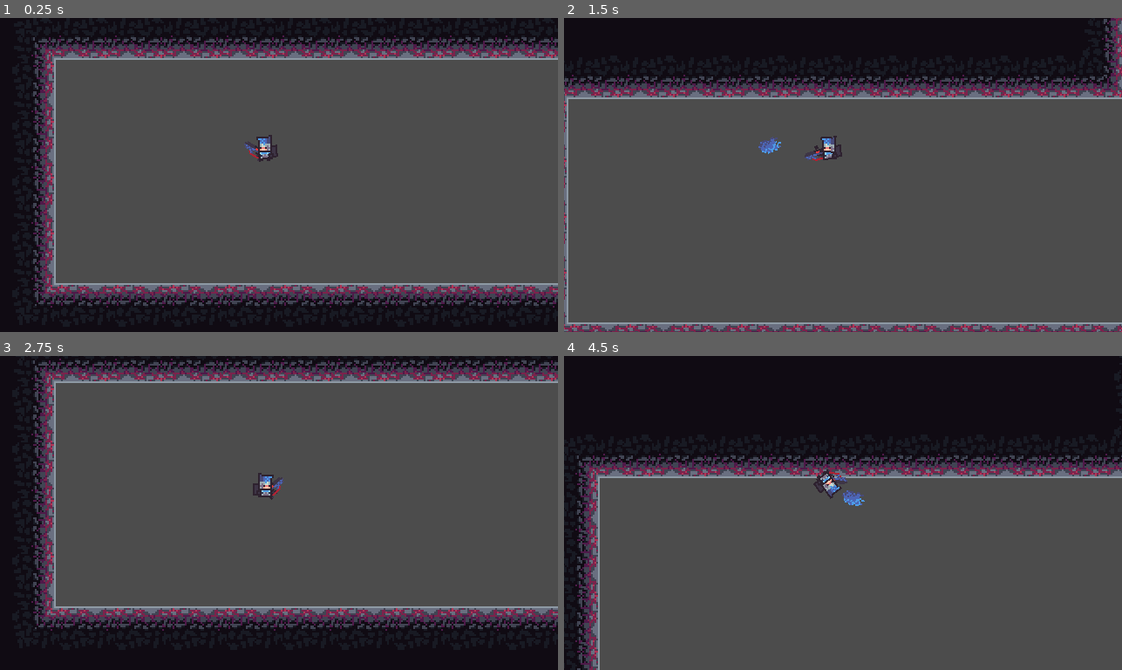
Above: before the commit, frames 1-4 (two rows, left to right).
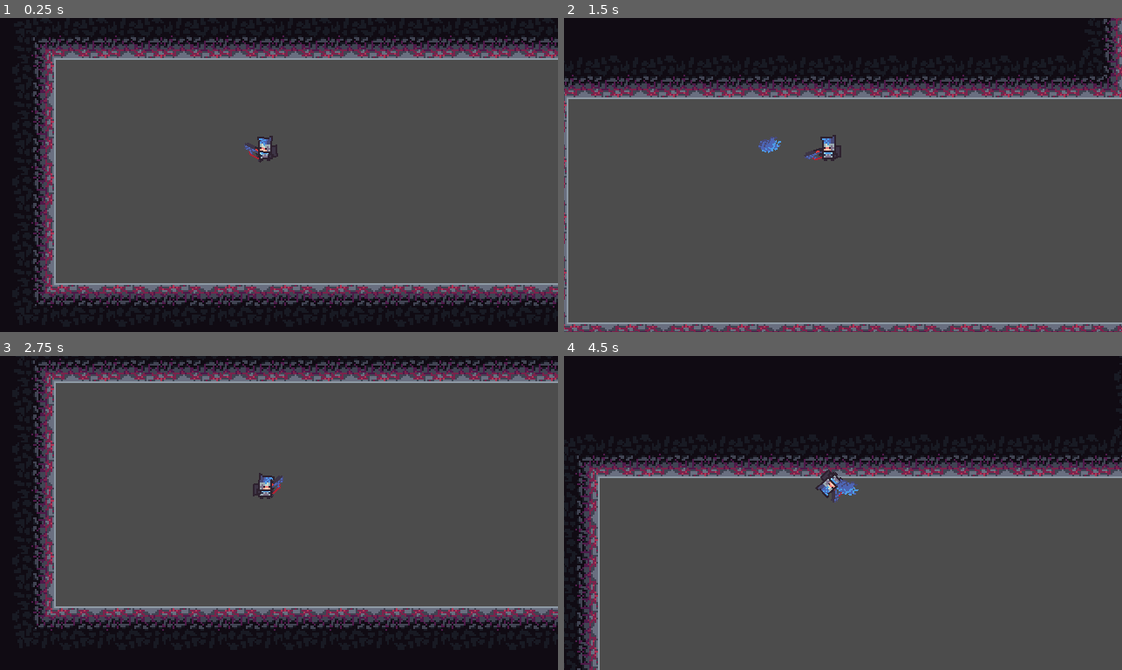
Above: after the commit, the same moments.

Repository: Riudin/Rogue-Worlds
Game: Godot game, scene res://MainScenes/World.tscn
The game is run twice, just before and just after one commit, with the same random seed, the same clock (stepped at 60 frames per second) and the same inputs.
Inputs (mouse positions are in pixels of both pictures, inside the frame that each line leads up to):
- Up to frame 1 (0.25 s): no input
- Up to frame 2 (1.5 s): move the mouse to (965, 159) at 0.52 s; hold E (dash_right) from 0.53 s (still down); tap Space (jump) at 0.6, 0.77, 1.07 s; move the mouse to (731, 190) at 1.27 s; click (731, 190) at 1.35 s
- Up to frame 3 (2.75 s): tap Space (jump) at 1.52, 1.55, 1.82, 2.1 s; move the mouse to (334, 443) at 2.02 s; release E (dash_right) at 2.03 s; hold Q (dash_left) from 2.03 s (still down)
- Up to frame 4 (4.5 s): move the mouse to (815, 575) at 2.77 s; release Q (dash_left) at 2.78 s; hold E (dash_right) 2.78-4.28 s; click (815, 575) at 2.85 s; tap Space (jump) at 3.02, 3.05, 3.32, 3.6, 3.77, 4.07 s; move the mouse to (1010, 560) at 3.52 s; move the mouse to (675, 465) at 4.27 s; hold Q (dash_left) from 4.28 s (still down); click (675, 465) at 4.35 s

The runs differ from the first frame. In frame 1, less than 0.1% of the frame differs, in the area x 43-49%, y 37-47%; in frame 2, 0.1%; in frame 3, 0.1%; in frame 4, 0.5%, in the area x 44-54%, y 36-48%.

Commit message:
implemented animation tree
fixed flying bug, introduced bug where legs are misplaced if you abort the dash

Diff:
--- a/Godot Project/Player/Player.gd
+++ b/Godot Project/Player/Player.gd
@@ -18,7 +18,8 @@
 onready var jump_gravity : float = (-2.0 * JUMP_HEIGHT) / (JUMP_TIME_TO_PEAK * JUMP_TIME_TO_PEAK) * -1.0
 onready var fall_gravity : float = (-2.0 * JUMP_HEIGHT) / (JUMP_TIME_TO_DESCEND * JUMP_TIME_TO_DESCEND) * -1.0
 
-onready var animationPlayer = $AnimationPlayer
+onready var animation_player = $AnimationPlayer
+onready var animation_tree = $AnimationTree
 # weapon needs to link to an interchangable weapon in the future. for now it's set on default
 onready var weapon = get_node("Sprites/BackHand/WeaponPosition/DefaultGun")
 
@@ -26,6 +27,10 @@
 var dashing = false
 var facing_right = true setget orient_sprites
 var FRICTION = 25
+
+
+func _ready():
+	animation_tree.active = true
 
 
 func _physics_process(delta):
@@ -46,11 +51,12 @@
 	if input.x == 0:
 		apply_friction()
 		if is_on_floor():
-			animationPlayer.play("Idle")
+			animation_tree.set("parameters/movement/current", 0)
+
 	else:
 		apply_acceleration(input.x)
 		if is_on_floor():
-			animationPlayer.play("Run")
+			animation_tree.set("parameters/movement/current", 1)
 
 		if input.x > 0:
 			if velocity.x < 0:
@@ -65,8 +71,10 @@
 	if Input.is_action_pressed("fire"):
 		weapon.fire()
 
-	if not is_on_floor() and not dashing:
-		animationPlayer.play("Jump")
+	if is_on_floor():
+		animation_tree.set("parameters/in_air_state/current", 0)
+	else:
+		animation_tree.set("parameters/in_air_state/current", 1)
 
 	if dashing:
 		velocity.y = -DASH_UPWARDS_MOTION
@@ -102,24 +110,25 @@
 func dash(dir):
 	dashing = true
 	velocity.x = DASH_SPEED * dir
-	if dir > 0:
-		animationPlayer.play("DashRight")
+	if dir >= 0:
+		animation_tree.set("parameters/dash_direction/current", 0)
 	elif dir < 0:
-		animationPlayer.play("DashLeft")
+		animation_tree.set("parameters/dash_direction/current", 1)
+	animation_tree.set("parameters/in_air/current", 1)
 	yield(get_tree().create_timer(0.3), "timeout")
-	if animationPlayer.is_playing():
-		yield(animationPlayer, "animation_finished")
+
 	dashing = false
+
 
 
 func orient_sprites(right_is_new):
 	if facing_right != right_is_new && right_is_new:
 		facing_right = right_is_new
-		animationPlayer.play("FlipRight")
+		animation_player.play("FlipRight")
 
 	elif facing_right != right_is_new && !right_is_new:
 		facing_right = right_is_new
-		animationPlayer.play("FlipLeft")
+		animation_player.play("FlipLeft")
 
 
 func get_class(): return "Player" # used for collision detection
--- a/Godot Project/Player/Player.tscn
+++ b/Godot Project/Player/Player.tscn
@@ -1122,6 +1122,72 @@
 "values": [ 0.0, 0.0 ]
 }
 
+[sub_resource type="AnimationNodeAnimation" id=24]
+animation = "Run"
+
+[sub_resource type="AnimationNodeAnimation" id=25]
+animation = "Jump"
+
+[sub_resource type="AnimationNodeAnimation" id=26]
+animation = "DashRight"
+
+[sub_resource type="AnimationNodeAnimation" id=27]
+animation = "DashLeft"
+
+[sub_resource type="AnimationNodeAnimation" id=28]
+animation = "Idle"
+
+[sub_resource type="AnimationNodeTransition" id=29]
+input_count = 2
+input_0/name = "right"
+input_0/auto_advance = false
+input_1/name = "left"
+input_1/auto_advance = false
+
+[sub_resource type="AnimationNodeTransition" id=30]
+input_count = 2
+input_0/name = "jumping"
+input_0/auto_advance = false
+input_1/name = "dashing"
+input_1/auto_advance = true
+
+[sub_resource type="AnimationNodeTransition" id=31]
+input_count = 2
+input_0/name = "ground"
+input_0/auto_advance = false
+input_1/name = "air"
+input_1/auto_advance = false
+
+[sub_resource type="AnimationNodeTransition" id=32]
+input_count = 2
+input_0/name = "Idle"
+input_0/auto_advance = false
+input_1/name = "Run"
+input_1/auto_advance = false
+
+[sub_resource type="AnimationNodeBlendTree" id=33]
+graph_offset = Vector2( -343.688, 125.851 )
+nodes/Animation/node = SubResource( 28 )
+nodes/Animation/position = Vector2( -120, 160 )
+"nodes/Animation 2/node" = SubResource( 24 )
+"nodes/Animation 2/position" = Vector2( -120, 280 )
+"nodes/Animation 3/node" = SubResource( 25 )
+"nodes/Animation 3/position" = Vector2( -340, 400 )
+"nodes/Animation 4/node" = SubResource( 26 )
+"nodes/Animation 4/position" = Vector2( -340, 540 )
+"nodes/Animation 5/node" = SubResource( 27 )
+"nodes/Animation 5/position" = Vector2( -340, 680 )
+nodes/dash_direction/node = SubResource( 29 )
+nodes/dash_direction/position = Vector2( -100, 580 )
+nodes/in_air/node = SubResource( 30 )
+nodes/in_air/position = Vector2( 100, 460 )
+nodes/in_air_state/node = SubResource( 31 )
+nodes/in_air_state/position = Vector2( 320, 320 )
+nodes/movement/node = SubResource( 32 )
+nodes/movement/position = Vector2( 100, 180 )
+nodes/output/position = Vector2( 540, 320 )
+node_connections = [ "in_air", 0, "Animation 3", "in_air", 1, "dash_direction", "movement", 0, "Animation", "movement", 1, "Animation 2", "in_air_state", 0, "movement", "in_air_state", 1, "in_air", "dash_direction", 0, "Animation 4", "dash_direction", 1, "Animation 5", "output", 0, "in_air_state" ]
+
 [node name="Player" type="KinematicBody2D" groups=["Player"]]
 collision_mask = 7
 script = ExtResource( 5 )
@@ -1196,6 +1262,15 @@
 anims/RESET = SubResource( 5 )
 anims/Run = SubResource( 6 )
 
+[node name="AnimationTree" type="AnimationTree" parent="."]
+tree_root = SubResource( 33 )
+anim_player = NodePath("../AnimationPlayer")
+active = true
+parameters/dash_direction/current = 1
+parameters/in_air/current = 0
+parameters/in_air_state/current = 0
+parameters/movement/current = 0
+
 [node name="Camera2D" type="Camera2D" parent="."]
 offset = Vector2( 8, 8 )
 current = true
Not shown: 1 places in Godot Project/Player/Player.tscn that only renumber resources
